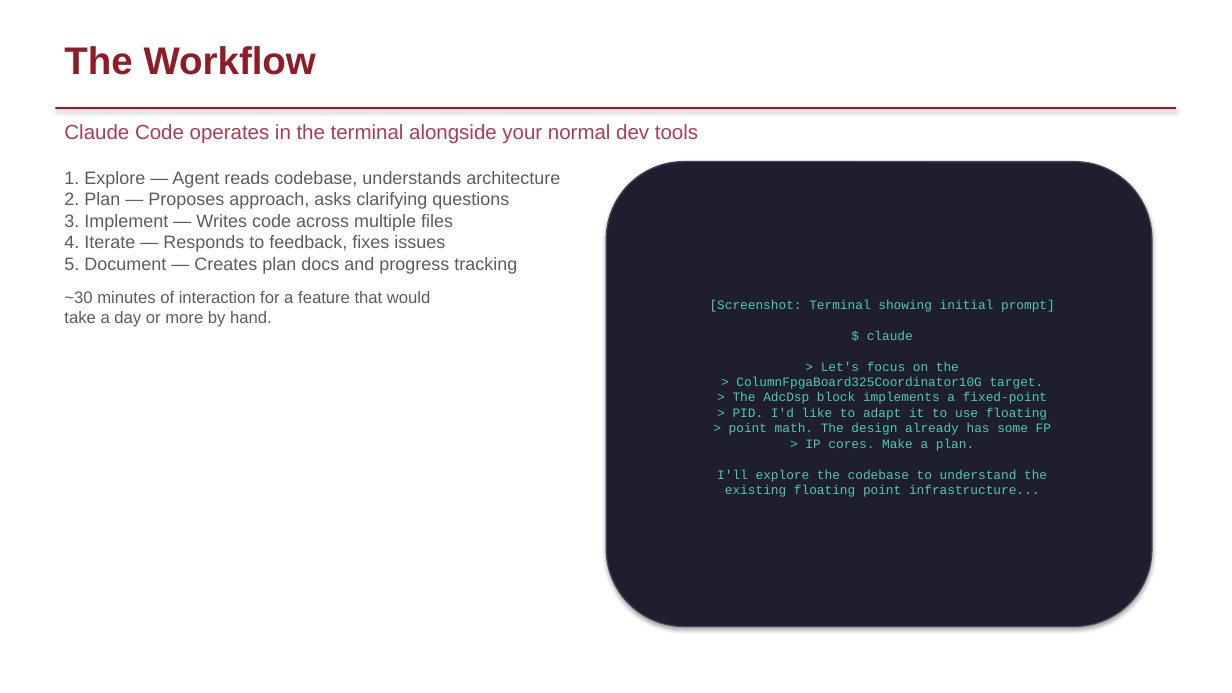
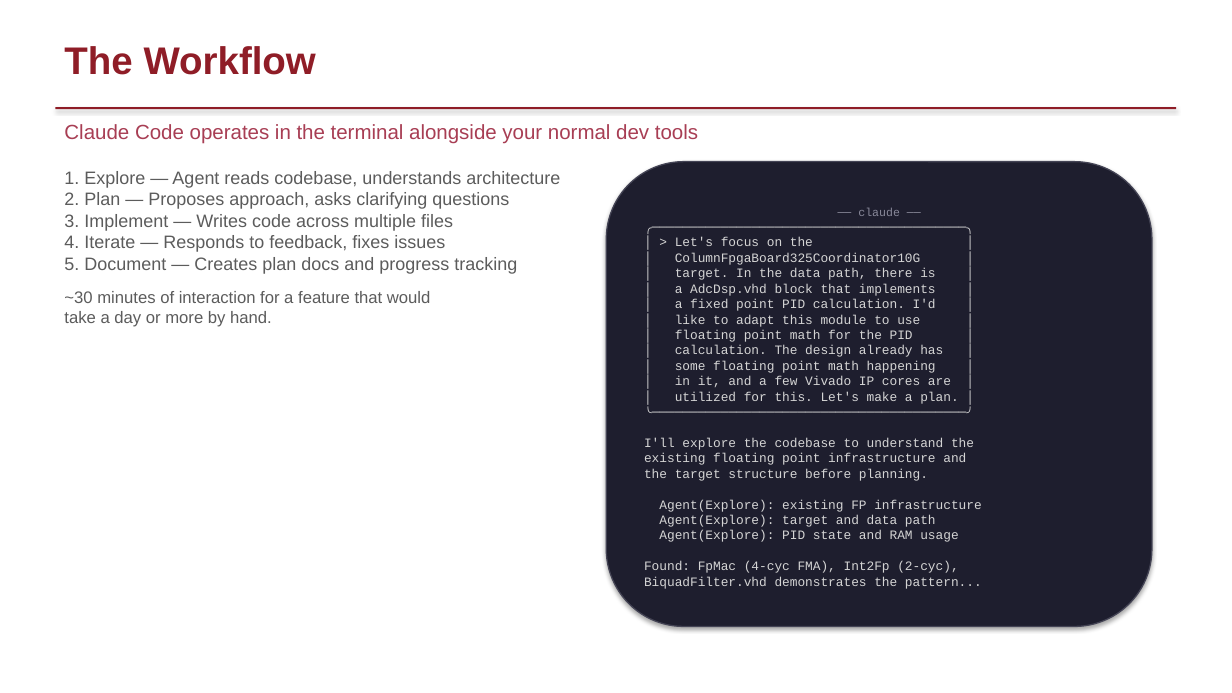
Before and after one commit to slaclab/warm-tdm, a slide deck: slide 3 of docs/plans/fp-dsp-pid/ECC_AI_Demo_Use_Case_2.pptx. Drawn at 1232x693 pixels with LibreOffice and Linux fonts; fonts in the diff are those of the drawing; background and template pictures are left out. Boxes give left, top, right and bottom in pixels: in the first picture for what was removed or moved away, otherwise in the second. Text is boxed around its words. In the diff, an @@ line names an element or a change of style, - is before the commit and + after.

```diff
--- a/docs/plans/fp-dsp-pid/ECC_AI_Demo_Use_Case_2.pptx
+++ b/docs/plans/fp-dsp-pid/ECC_AI_Demo_Use_Case_2.pptx
@@ text in rounded rectangle at [644, 208, 982, 589]: text changed; text colour #4EC9B0 to #D4D4D4 @@
-[Screenshot: Terminal showing initial prompt]
-$ claude
-> Let's focus on the
-> ColumnFpgaBoard325Coordinator10G target.
-> The AdcDsp block implements a fixed-point
-> PID. I'd like to adapt it to use floating
-> point math. The design already has some FP
-> IP cores. Make a plan.
-I'll explore the codebase to understand the
-existing floating point infrastructure...
+── claude ──
+╭─────────────────────────────────────────╮
+│ > Let's focus on the │
+│ ColumnFpgaBoard325Coordinator10G │
+│ target. In the data path, there is │
+│ a AdcDsp.vhd block that implements │
+│ a fixed point PID calculation. I'd │
+│ like to adapt this module to use │
+│ floating point math for the PID │
+│ calculation. The design already has │
+│ some floating point math happening │
+│ in it, and a few Vivado IP cores are │
+│ utilized for this. Let's make a plan. │
+╰─────────────────────────────────────────╯
+I'll explore the codebase to understand the
+existing floating point infrastructure and
+the target structure before planning.
+Agent(Explore): existing FP infrastructure
+Agent(Explore): target and data path
+Agent(Explore): PID state and RAM usage
+Found: FpMac (4-cyc FMA), Int2Fp (2-cyc),
+BiquadFilter.vhd demonstrates the pattern...
```
Also in this commit, not shown: 4 other slides changed, 1 other file.
